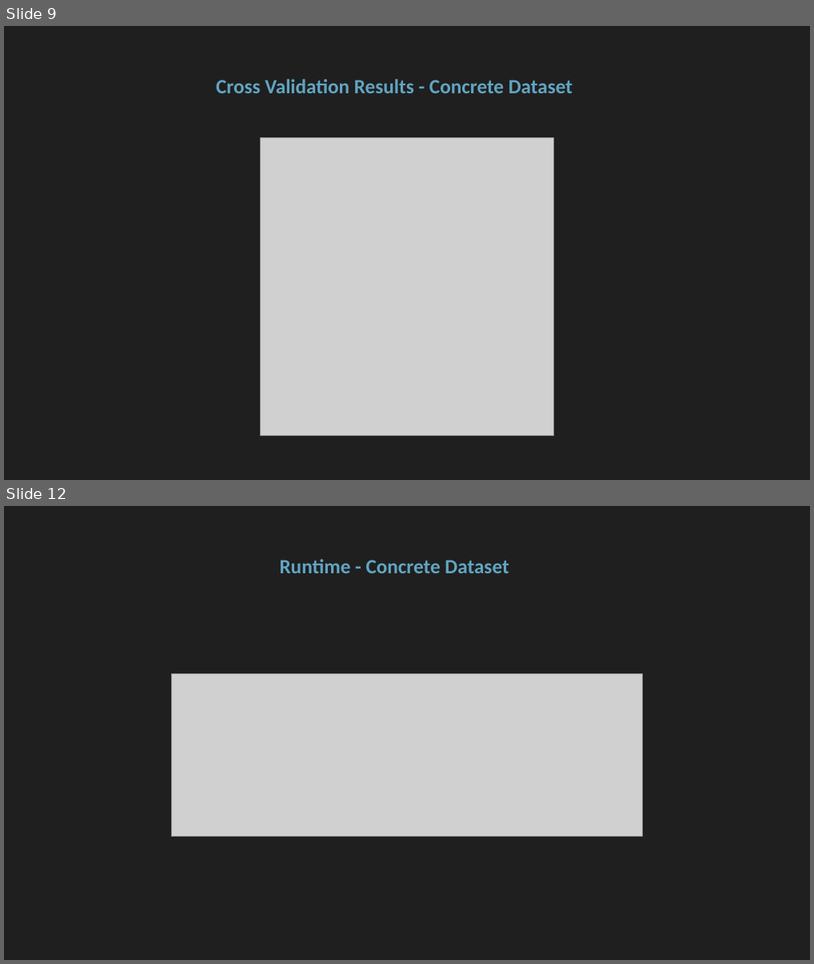
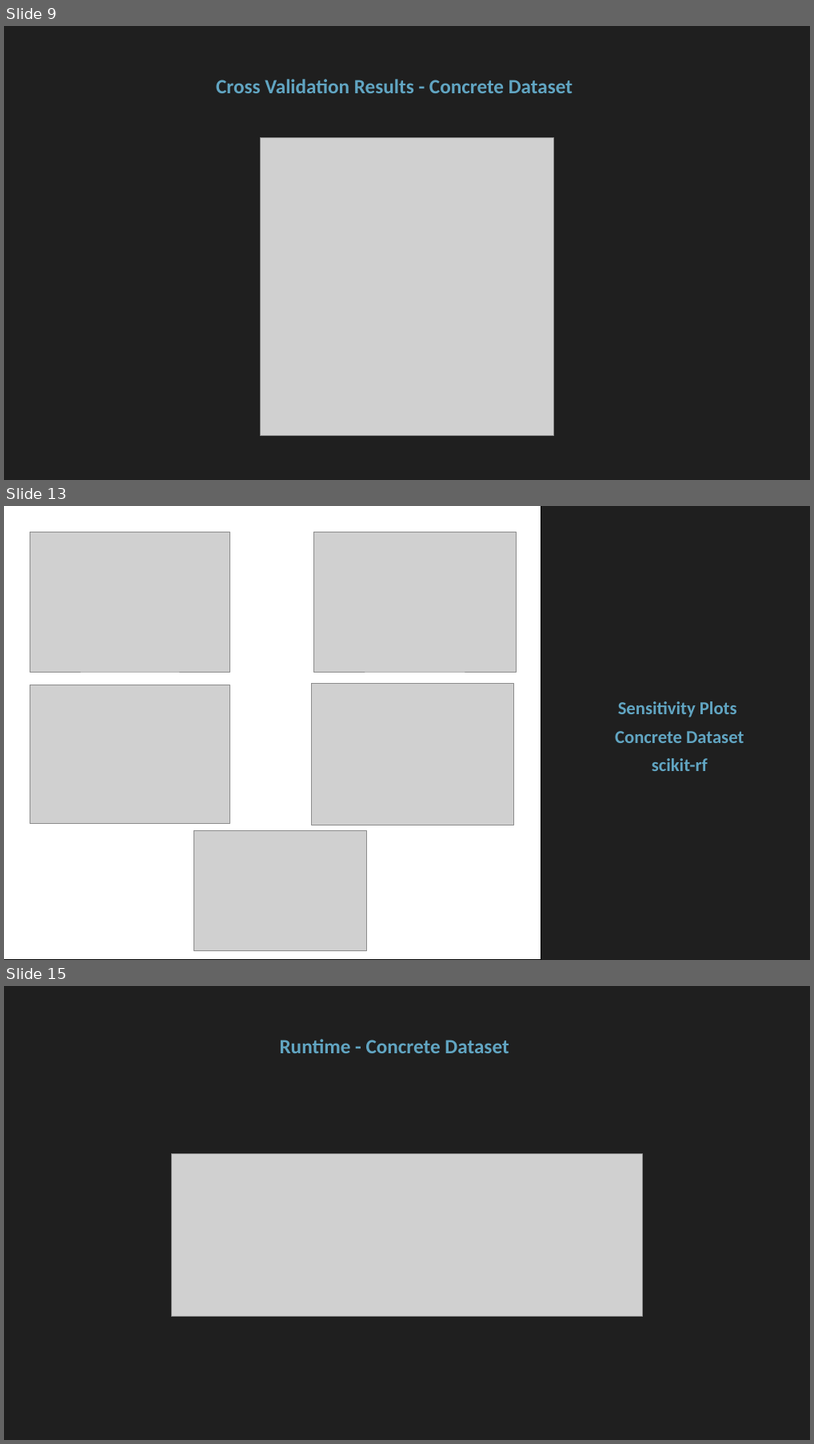
Before and after one commit to floengl/Machine-Learning, a slide deck: Exercise_2/Exercie2_slides.pptx. Shown one above the other, each under a label of ours: slides 9 and 12 before the commit, slides 9, 13 and 15 after it; the slides between them are not shown. The pictures are 814x964 and 814x1444 pixels, drawn with LibreOffice and Linux fonts; fonts in the diff are those of the drawing; grey boxes stand for pictures. Boxes give left, top, right and bottom in pixels: in the first picture for what was removed or moved away, otherwise in the second. Text is boxed around its words. In the diff, an @@ line names an element or a change of style, - is before the commit and + after.

```diff
--- a/Exercise_2/Exercie2_slides.pptx
+++ b/Exercise_2/Exercie2_slides.pptx
@@ slide 13 added at bbox=[4, 506, 810, 960], background #1F1F1F @@
@@ rectangle added at bbox=[4, 506, 541, 960], fill #FFFFFF, outline #000000 1 pt @@
@@ picture added at bbox=[30, 532, 230, 672] @@
@@ picture added at bbox=[314, 532, 516, 672] @@
@@ picture added at bbox=[30, 685, 230, 823] @@
@@ picture added at bbox=[311, 684, 514, 824] @@
@@ title added at bbox=[615, 701, 744, 771], 21.6 pt, text #61A5C2, bold @@
+Sensitivity Plots
+Concrete Dataset
+scikit-rf
@@ picture added at bbox=[194, 830, 367, 950] @@
@@ what was slide 12 is now slide 15 @@
```
Also in this commit, not shown: 3 slides changed, 2 other slides added.
